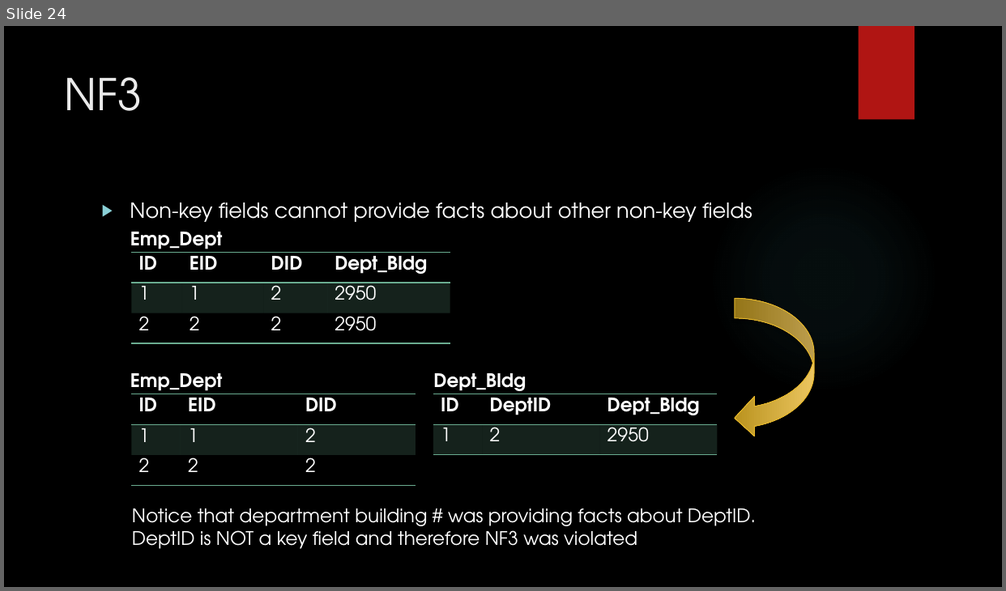
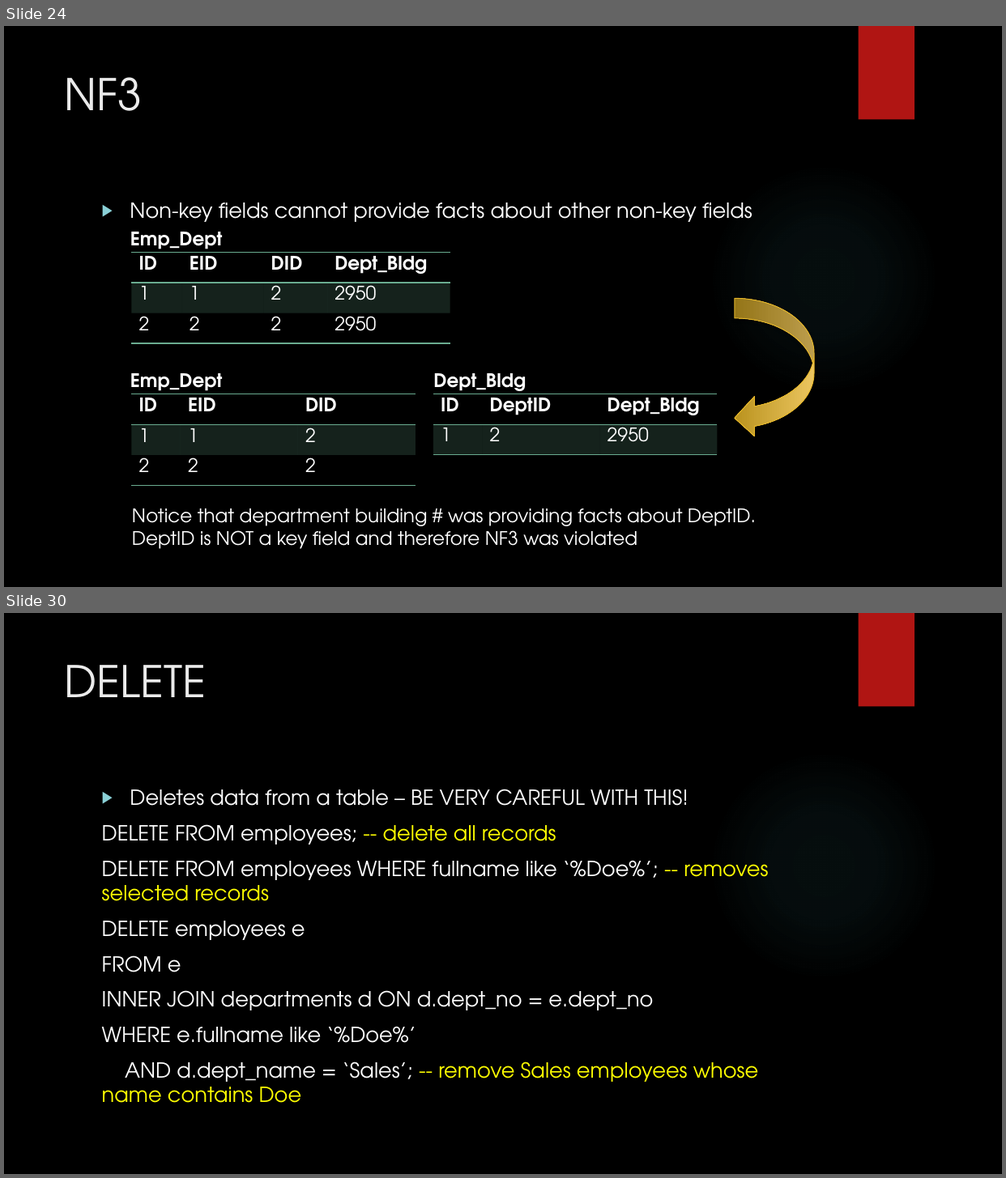
Before and after one commit to zedfoxus/database-bootcamp, a slide deck: Presentation/Database-Bootcamp-Presentation.pptx. Shown one above the other, each under a label of ours: slide 24 before the commit, slides 24 and 30 after it; the slides between them are not shown. The pictures are 1006x591 and 1006x1178 pixels, drawn with LibreOffice and Linux fonts; fonts in the diff are those of the drawing; background and template pictures are left out. Boxes give left, top, right and bottom in pixels: in the first picture for what was removed or moved away, otherwise in the second. Text is boxed around its words. In the diff, an @@ line names an element or a change of style, - is before the commit and + after.

Commit message:
Join information included

```diff
--- a/Presentation/Database-Bootcamp-Presentation.pptx
+++ b/Presentation/Database-Bootcamp-Presentation.pptx
@@ slide 30 added at (4,613,1002,1174), background picture (left out); not listed: 2 template elements that a slide beside it also shows @@
@@ title added at (65,665,206,697), 42 pt, text #EBEBEB @@
+DELETE
@@ text added at (102,789,768,1103), 20 pt, text #FFFFFF @@
+▶ Deletes data from a table – BE VERY CAREFUL WITH THIS!
+DELETE FROM employees; -- delete all records
+DELETE FROM employees WHERE fullname like ‘%Doe%’; -- removes selected records
+DELETE employees e
+FROM e
+INNER JOIN departments d ON d.dept_no = e.dept_no
+WHERE e.fullname like ‘%Doe%’
+AND d.dept_name = ‘Sales’; -- remove Sales employees whose name contains Doe
```
Also in this commit, not shown: 8 other slides added.
